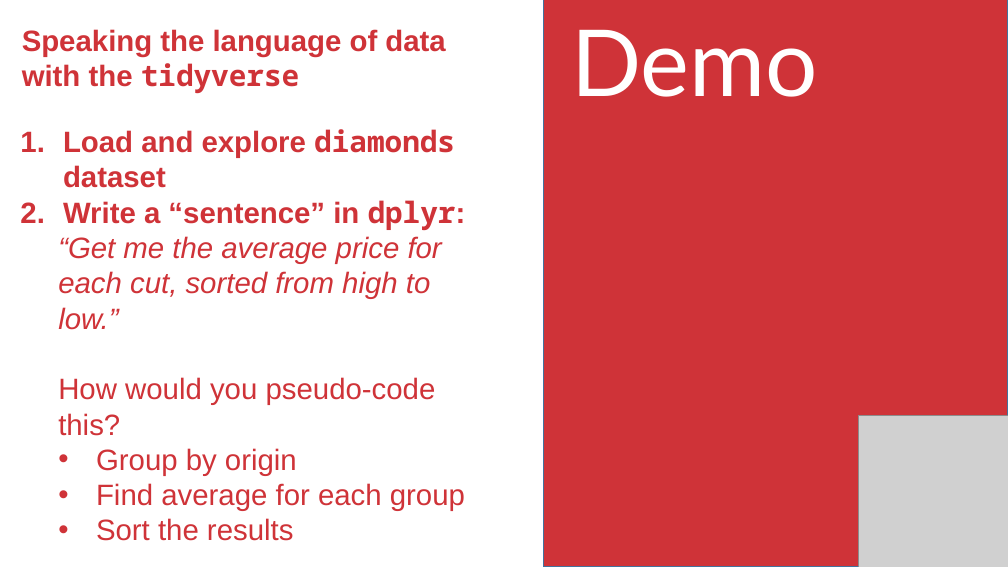
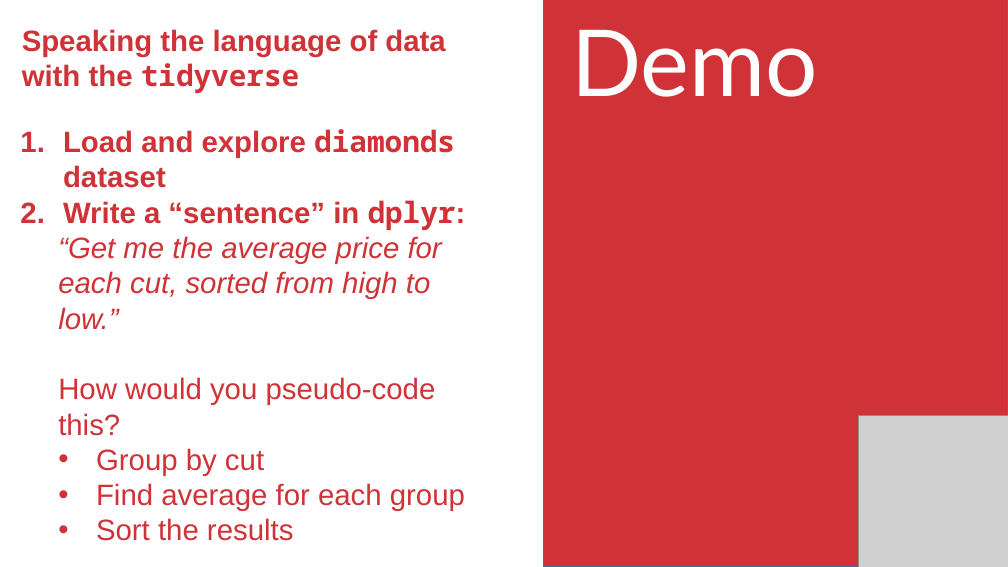
Before and after one commit to stringfestdata/london-excel, a slide deck: slide 15 of advancing-into-analytics-london-meetup.pptx. Drawn at 1008x567 pixels with LibreOffice and Linux fonts; fonts in the diff are those of the drawing; grey boxes stand for pictures. Boxes give left, top, right and bottom in pixels: in the first picture for what was removed or moved away, otherwise in the second. Text is boxed around its words. In the diff, an @@ line names an element or a change of style, - is before the commit and + after.

```diff
--- a/advancing-into-analytics-london-meetup.pptx
+++ b/advancing-into-analytics-london-meetup.pptx
@@ text at <box>96,448,264,476</box>: text changed @@
-  • Group by origin
+  • Group by cut
```
Also in this commit, not shown: 2 other slides changed, 16 other files.
